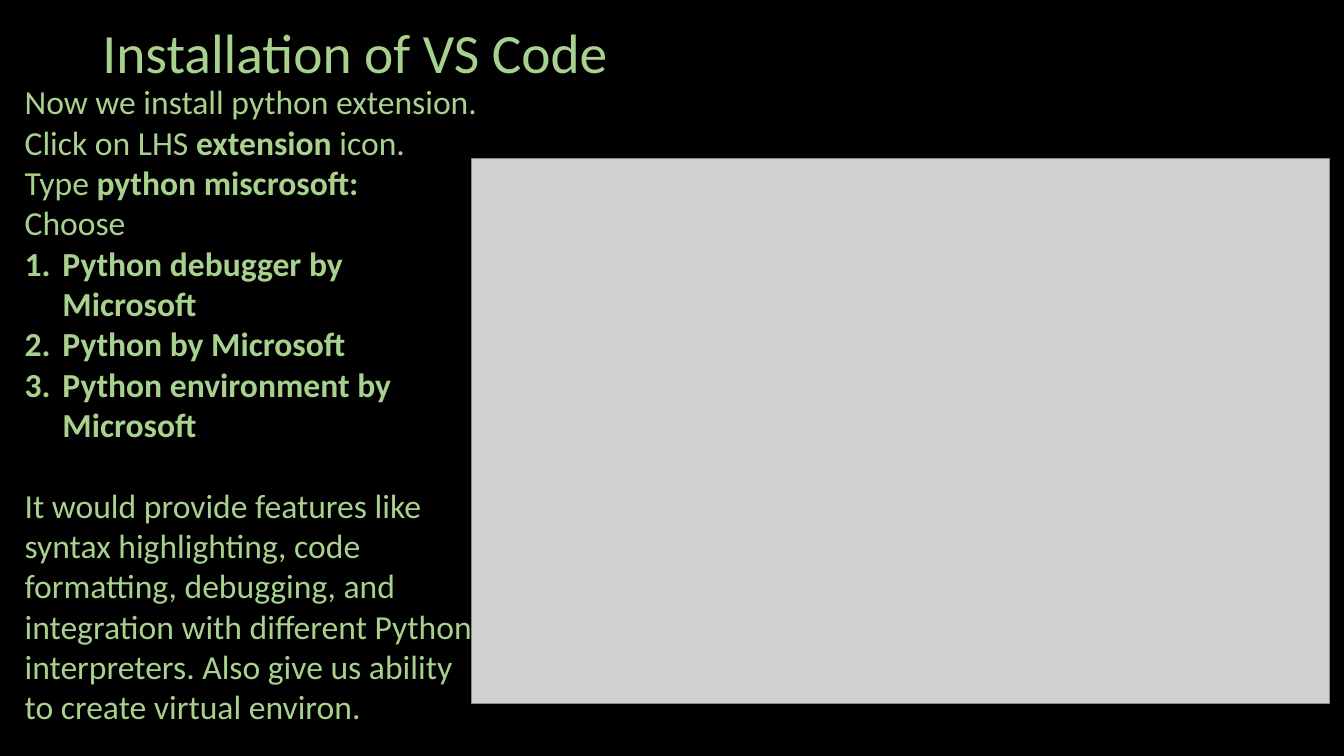
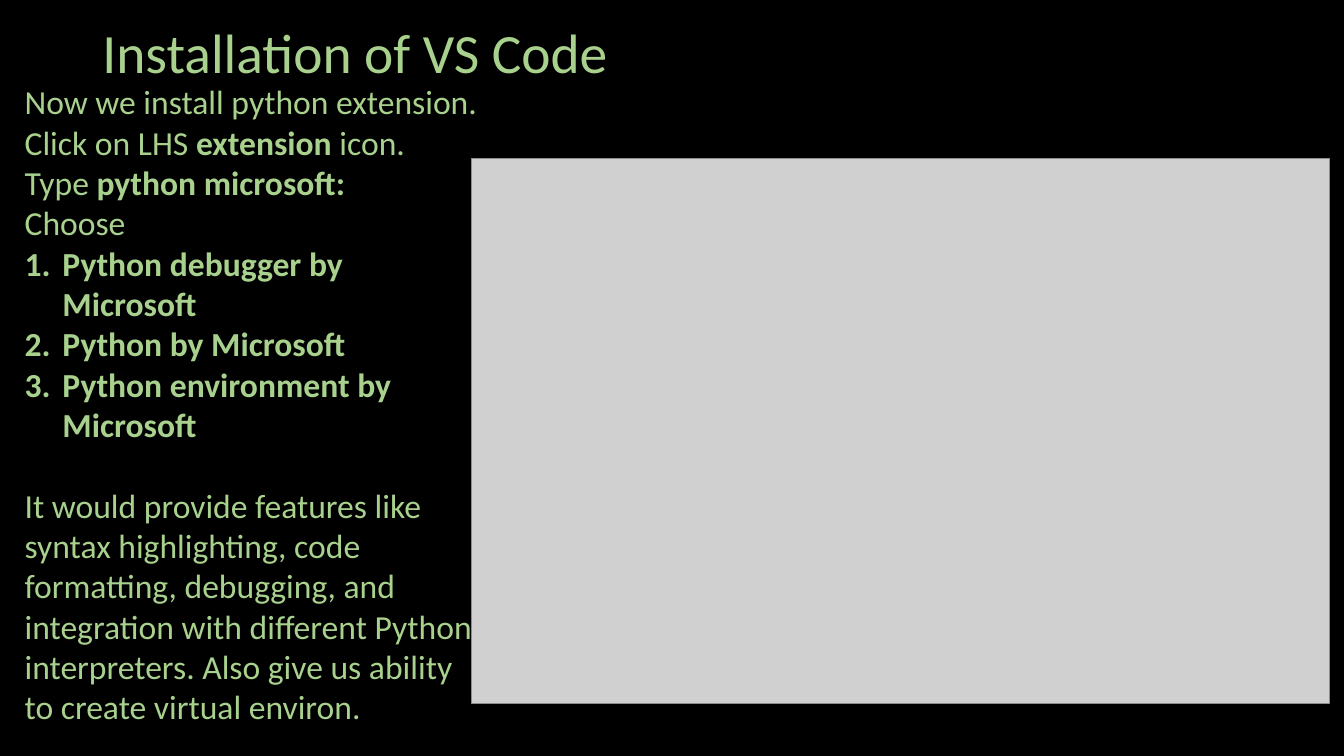
Before and after one commit to ash322ash422/tut_python, a slide deck: slide 6 of 01_Python_Essentials/L01-Intro-installation/01-2_Python-Install-VSCode.pptx. Drawn at 1344x756 pixels with LibreOffice and Linux fonts; fonts in the diff are those of the drawing; grey boxes stand for pictures; background and template pictures are left out. Boxes give left, top, right and bottom in pixels: in the first picture for what was removed or moved away, otherwise in the second. Text is boxed around its words. In the diff, an @@ line names an element or a change of style, - is before the commit and + after.

```diff
--- a/01_Python_Essentials/L01-Intro-installation/01-2_Python-Install-VSCode.pptx
+++ b/01_Python_Essentials/L01-Intro-installation/01-2_Python-Install-VSCode.pptx
@@ text at bbox=[25, 171, 345, 201]: text changed @@
-Type python miscrosoft:
+Type python microsoft:
```
Also in this commit, not shown: 4 other slides changed, 28 other files.
